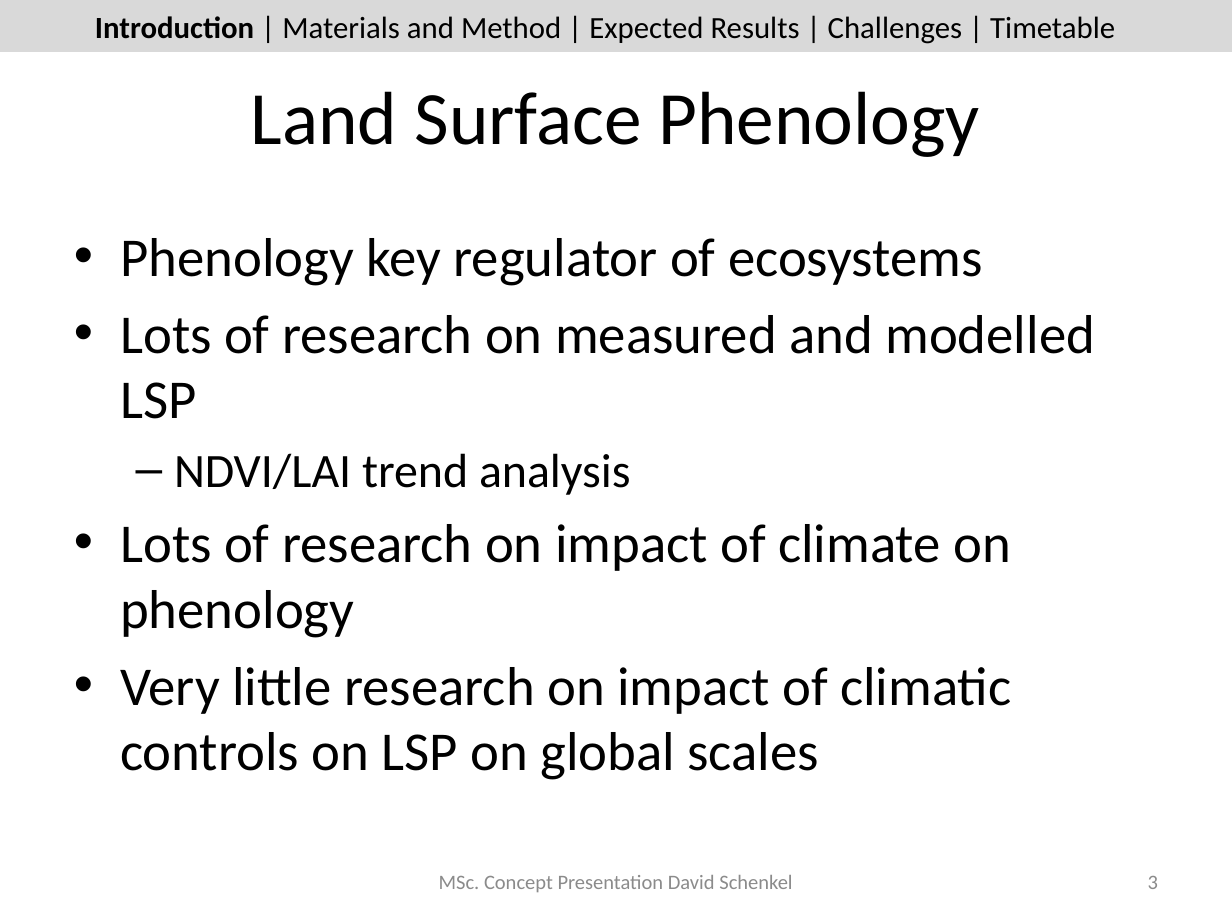
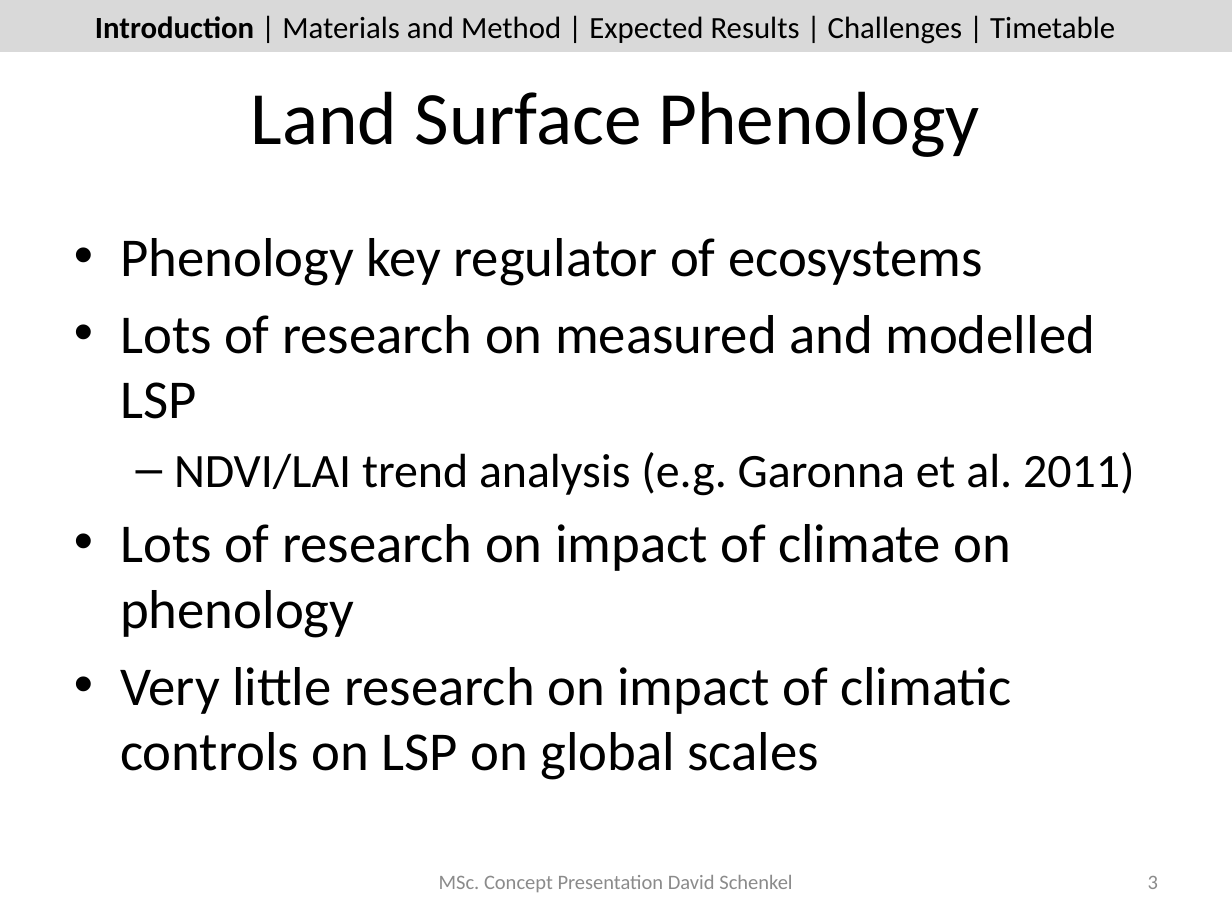
Before and after one commit to dschenkel/geo511, a slide deck: slide 3 of concept_presentation.pptx. Drawn at 1232x924 pixels with LibreOffice and Linux fonts; fonts in the diff are those of the drawing. Boxes give left, top, right and bottom in pixels: in the first picture for what was removed or moved away, otherwise in the second. Text is boxed around its words. In the diff, an @@ line names an element or a change of style, - is before the commit and + after.

```diff
--- a/concept_presentation.pptx
+++ b/concept_presentation.pptx
@@ text at <box>174,452,1135,496</box>: text changed @@
-  – NDVI/LAI trend analysis
+  – NDVI/LAI trend analysis (e.g. Garonna et al. 2011)
```
Also in this commit, not shown: 2 other slides changed.
